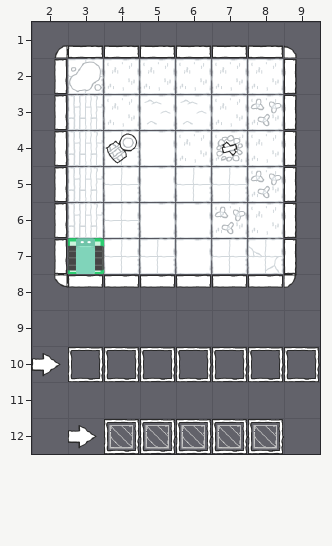
An edit to a level. Tiled map, android/assets/stages/sequence_normal.tmx. The first picture shows the starting point.
Cells are 64x64 px. Shown: x 2..9, y 1..12.
After the commit:
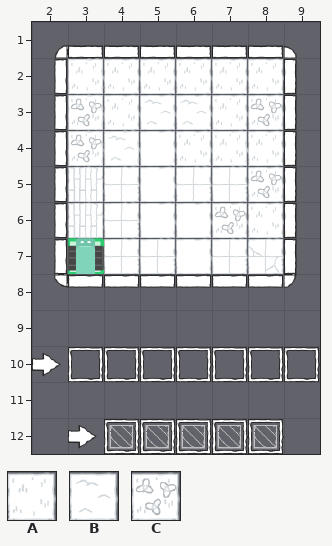
Key: from "tileset": A 20 "floor", B 24 "floor", C 25 "floor".
_ is an empty cell, . an unchanged one.
From the commit log: Modified sequence_normal.tmx and windows classes
Changes in this commit:
--- layer "boxes"
@@ x 3..7 @@
- 2 _....
- 3 _....
- 4 __.._
+ 2 A....
+ 3 C....
+ 4 CB..A
